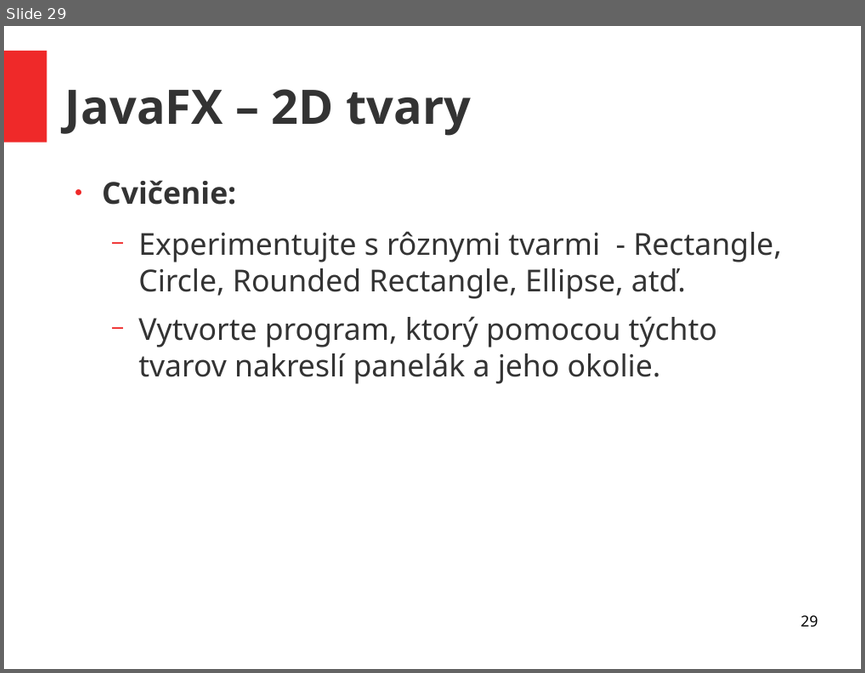
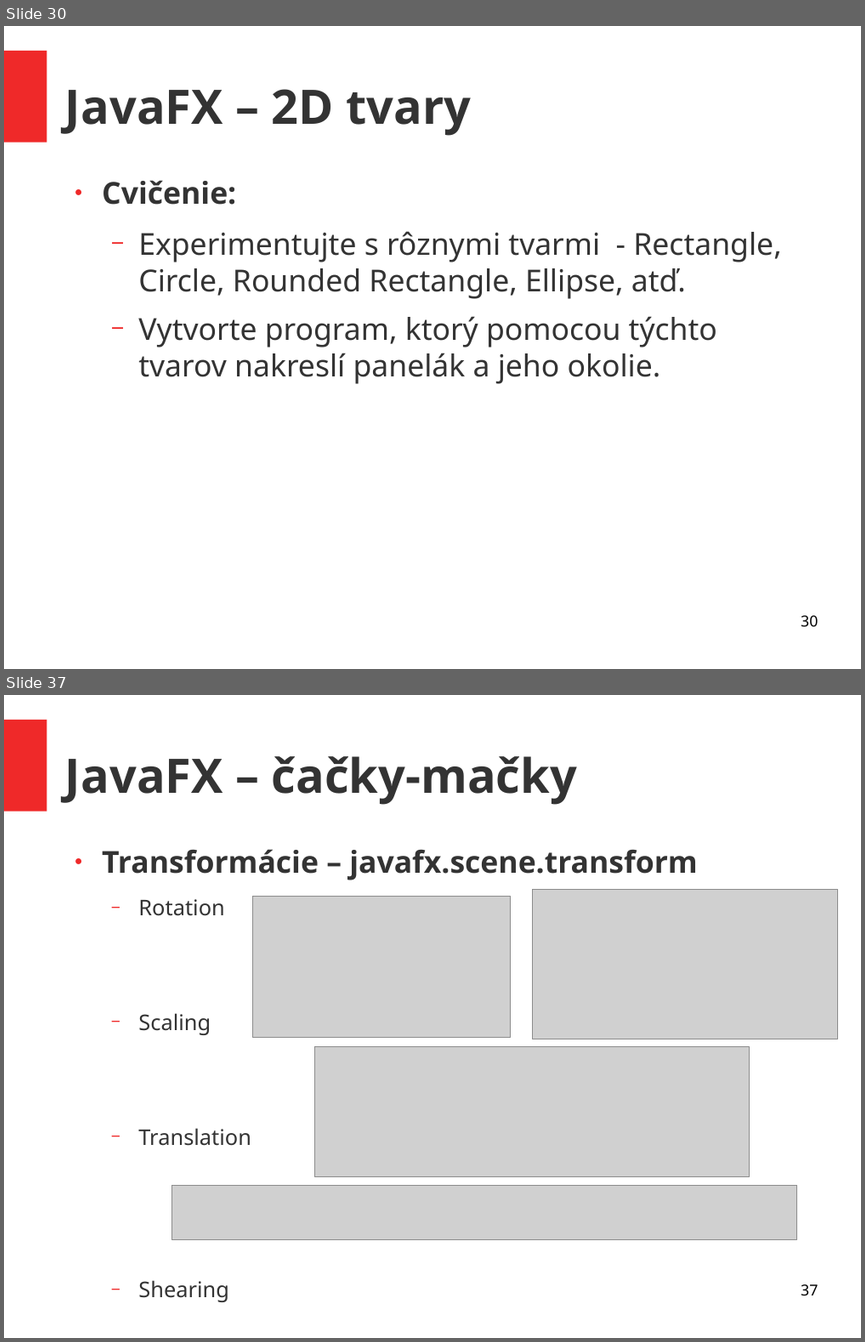
Before and after one commit to ukf-michalkohutek/prezentacia, a slide deck: seminar2.odp. Shown one above the other, each under a label of ours: slide 29 before the commit, slides 30 and 37 after it; the slides between them are not shown. The pictures are 865x673 and 865x1342 pixels, drawn with LibreOffice and Linux fonts; fonts in the diff are those of the drawing; grey boxes stand for pictures. Boxes give left, top, right and bottom in pixels: in the first picture for what was removed or moved away, otherwise in the second. Text is boxed around its words. In the diff, an @@ line names an element or a change of style, - is before the commit and + after.

```diff
--- a/seminar2.odp
+++ b/seminar2.odp
@@ slide 37 added at (x1=4, y1=695, x2=861, y2=1338), background #FFFFFF; not listed: 1 template element that a slide beside it also shows @@
@@ title added at (x1=65, y1=756, x2=577, y2=805), 44 pt, text #333333, bold @@
+JavaFX – čačky-mačky
@@ text added at (x1=102, y1=849, x2=698, y2=1302), 28 pt, text #333333, bold @@
+● Transformácie – javafx.scene.transform
+  − Rotation
+  − Scaling
+  − Translation
+  − Shearing
@@ picture added at (x1=253, y1=896, x2=511, y2=1037) @@
@@ picture added at (x1=533, y1=890, x2=838, y2=1038) @@
@@ picture added at (x1=315, y1=1046, x2=749, y2=1177) @@
@@ picture added at (x1=172, y1=1185, x2=797, y2=1239) @@
@@ page number added at (x1=800, y1=1284, x2=817, y2=1296), 14 pt, text #000000 @@
+37
@@ what was slide 29 is now slide 30 @@
@@ page number at (x1=800, y1=615, x2=817, y2=627): text changed @@
-29
+30
```
Also in this commit, not shown: 1 slide changed, 9 other slides added, 1 other file.
